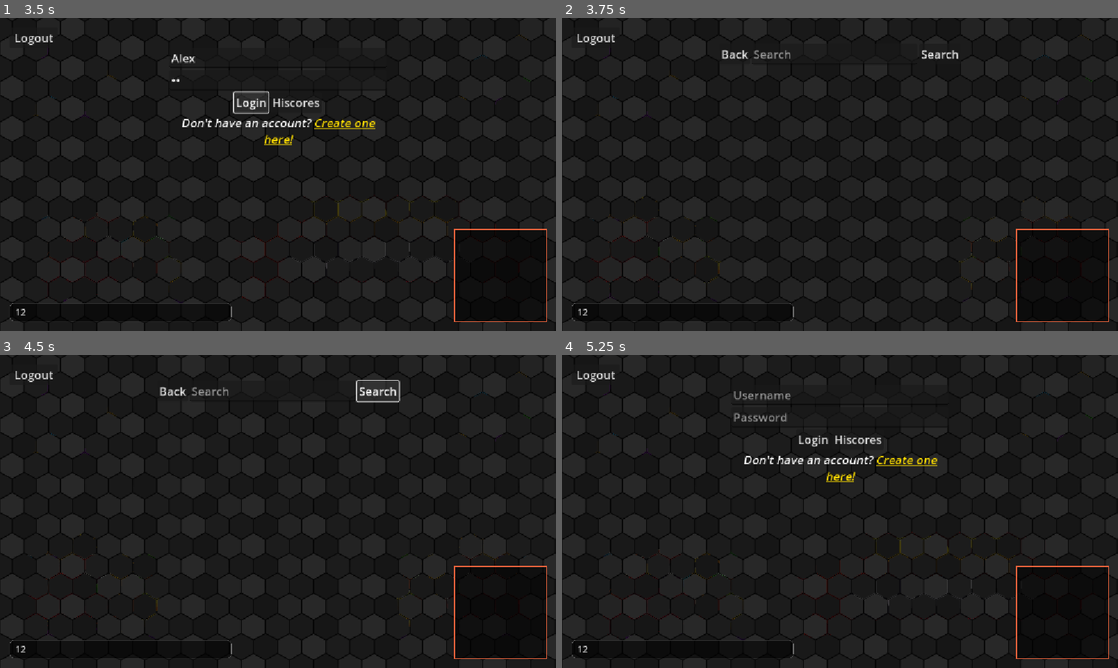
Above: before the commit, frames 1-4 (two rows, left to right).
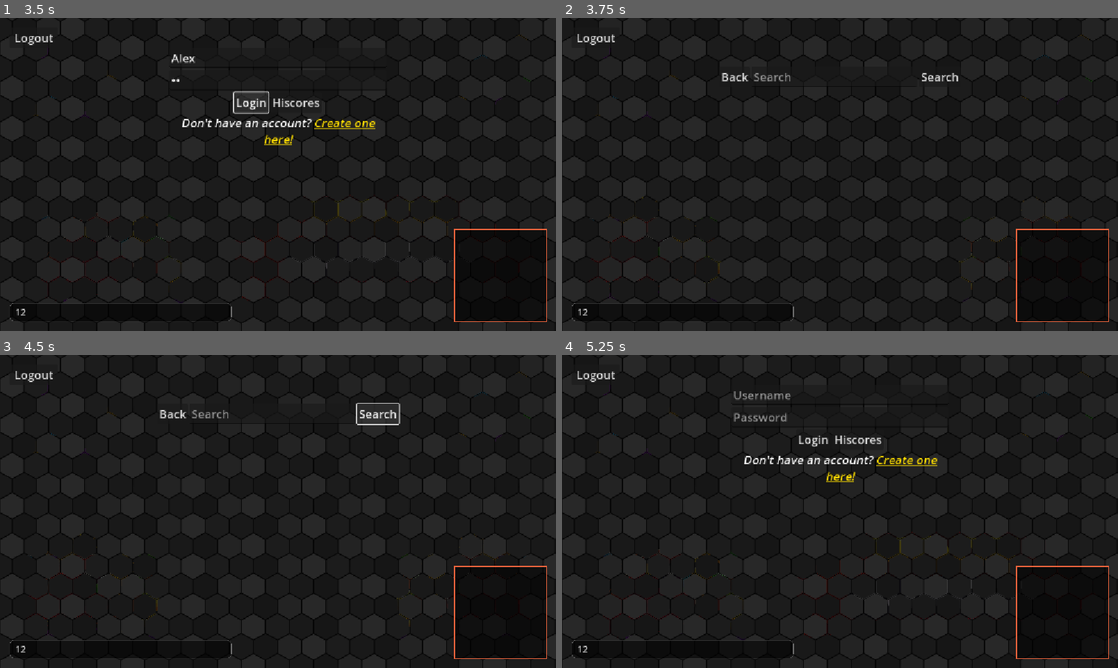
Above: after the commit, the same moments.

Repository: bugblazer/nodeHunger
Game: Godot game, scene res://states/ingame/ingame.tscn
Two runs of this game, one before a commit and one after it. Both use one fixed random seed, a clock stepped at 60 frames per second and the inputs below. This scene is started directly instead of the project's main scene.
Inputs (mouse positions are in pixels of both pictures, inside the frame that each line leads up to):
- Up to frame 1 (3.5 s): click (122, 312) at 0.52 s; type "12" at 0.6 s; click "Logout" at 1.25 s; click (278, 58) at 2.02 s; type "Alex" at 2.1 s; click (278, 80) at 2.25 s; type "12" at 2.33 s; click "Login" at 2.75 s
- Up to frame 2 (3.75 s): click "Hiscores" at 3.5 s
- Up to frame 3 (4.5 s): click "Search" at 4.25 s
- Up to frame 4 (5.25 s): click "Back" at 5 s

Frame 1 is identical in both runs. In frame 2, 0.6% of the frame differs, in the area x 28-72%, y 10-21%; in frame 3, 0.8%, in the area x 28-72%, y 8-23%; in frame 4, nothing differs.

Commit message:
Visible throws into viruses, toast on the leaderboard, password check
- Draws the look-only spore (id 0) the server sends for a throw that hits
  a virus, then removes it when it lands.
- The leaderboard screen uses the toast like the login screen, and Enter
  in the search box searches (it hit a script error before).
- Sign-up asks for a password of at least 6 characters.

Diff:
--- a/client/objects/spore/spore.gd
+++ b/client/objects/spore/spore.gd
@@ -19,6 +19,8 @@
 ## Thrown with W or burst out of a blob by a virus: it flies out from from_position.
 var ejected := false
 var from_position: Vector2
+## Removes itself once it lands: a throw that a virus swallowed (never a real spore).
+var vanish_on_landing := false
 ## The blob it came from can't eat it back until lock_until_msec (Time.get_ticks_msec).
 var owner_id := 0
 var lock_until_msec := 0
@@ -51,7 +53,12 @@
 		position = from_position
 		var tween := create_tween().set_trans(Tween.TRANS_QUAD).set_ease(Tween.EASE_OUT)
 		tween.tween_property(self, "position", Vector2(x, y), FLIGHT_TIME)
-		tween.tween_callback(func(): _flying = false)
+		tween.tween_callback(_on_landed)
+
+func _on_landed() -> void:
+	_flying = false
+	if vanish_on_landing:
+		queue_free()
 
 ## Whether the blob with this id may eat this spore right now.
 func can_be_eaten_by(actor_id: int) -> bool:
--- a/client/states/browsing_hiscores/browsing_hiscores.gd
+++ b/client/states/browsing_hiscores/browsing_hiscores.gd
@@ -6,11 +6,12 @@
 @onready var _line_edit: LineEdit = $UI/VBoxContainer/HBoxContainer/LineEdit
 @onready var _search_button: Button = $UI/VBoxContainer/HBoxContainer/SearchButton
 @onready var _hiscores: Hiscores = $UI/VBoxContainer/Hiscores
-@onready var _log: Log = $UI/VBoxContainer/Log
+@onready var _log: Toast = $UI/Toast # messages show as a toast at the top of the screen, like on the login screen
 
 func _ready() -> void:
 	_back_button.pressed.connect(_on_back_button_pressed)
-	_line_edit.text_submitted.connect(_on_search_button_pressed)
+	# Enter in the search box searches too (text_submitted passes the text, which we don't need).
+	_line_edit.text_submitted.connect(func(_text: String): _on_search_button_pressed())
 	_search_button.pressed.connect(_on_search_button_pressed)
 
 	WS.packet_received.connect(_on_ws_packet_recieved)
--- a/client/states/browsing_hiscores/browsing_hiscores.tscn
+++ b/client/states/browsing_hiscores/browsing_hiscores.tscn
@@ -1,12 +1,28 @@
-[gd_scene load_steps=7 format=3 uid="uid://4dixftth84gm"]
+[gd_scene load_steps=8 format=3 uid="uid://4dixftth84gm"]
 
 [ext_resource type="Script" uid="uid://belgmahuq01p4" path="res://states/browsing_hiscores/browsing_hiscores.gd" id="1_0a663"]
 [ext_resource type="Theme" uid="uid://bescrmgmffkug" path="res://resources/game_theme.tres" id="2_extph"]
 [ext_resource type="PackedScene" uid="uid://ctwq660v0npav" path="res://classes/hiscores/hiscores.tscn" id="2_gr358"]
-[ext_resource type="Script" uid="uid://8qda8samenj8" path="res://classes/log/log.gd" id="3_jq3og"]
+[ext_resource type="Script" path="res://classes/toast/toast.gd" id="toast_script"]
 [ext_resource type="Texture2D" uid="uid://bqf06g8ji7ppq" path="res://resources/ui_bg(highscore) re.png" id="4_o6vvw"]
 
 [ext_resource type="Script" path="res://classes/cover_background/cover_background.gd" id="cover_bg"]
+
+[sub_resource type="StyleBoxFlat" id="ToastBox"]
+content_margin_left = 18.0
+content_margin_top = 8.0
+content_margin_right = 18.0
+content_margin_bottom = 8.0
+bg_color = Color(0, 0, 0, 0.72)
+border_width_left = 1
+border_width_top = 1
+border_width_right = 1
+border_width_bottom = 1
+border_color = Color(1, 1, 1, 0.12)
+corner_radius_top_left = 12
+corner_radius_top_right = 12
+corner_radius_bottom_right = 12
+corner_radius_bottom_left = 12
 
 [node name="BrowsingHiscores" type="Node"]
 script = ExtResource("1_0a663")
@@ -48,14 +64,18 @@
 custom_minimum_size = Vector2(400, 400)
 layout_mode = 2
 
-[node name="Log" type="RichTextLabel" parent="UI/VBoxContainer"]
-custom_minimum_size = Vector2(0, 90)
-layout_mode = 2
-bbcode_enabled = true
-text = "[center][/center]"
-script = ExtResource("3_jq3og")
-message_lifetime = 5.0
-metadata/_custom_type_script = "uid://8qda8samenj8"
+[node name="Toast" type="PanelContainer" parent="UI"]
+visible = false
+anchors_preset = 5
+anchor_left = 0.5
+anchor_right = 0.5
+offset_top = 8.0
+offset_bottom = 8.0
+grow_horizontal = 2
+mouse_filter = 2
+theme = ExtResource("2_extph")
+theme_override_styles/panel = SubResource("ToastBox")
+script = ExtResource("toast_script")
 
 [node name="background_hiscores" type="Sprite2D" parent="."]
 texture_repeat = 2
--- a/client/states/connected/connected.gd
+++ b/client/states/connected/connected.gd
@@ -7,6 +7,8 @@
 @onready var _login_form: LoginForm = $UI/MarginContainer/VBoxContainer/LoginForm
 @onready var _register_form: RegisterForm = $UI/MarginContainer/VBoxContainer/RegisterForm
 @onready var _register_prompt: RichTextLabel = $UI/MarginContainer/VBoxContainer/RegisterPrompt
+const MIN_PASSWORD_LENGTH := 6
+
 @onready var _log: Toast = $UI/Toast # messages show as a toast at the top of the screen
 
 #Establishing connections:
@@ -42,6 +44,10 @@
 
 #Registeration form functionality
 func _on_register_form_submitted(username: String, password: String, confirm_password: String, color: Color) -> void:
+	# Same rule as the server (minPasswordLength in connected.go); checked here too so the message is instant.
+	if password.length() < MIN_PASSWORD_LENGTH:
+		_log.error("Password must be at least %d characters" % MIN_PASSWORD_LENGTH)
+		return
 	if password != confirm_password:
 		_log.error("Passwords do not match!")
 		return
--- a/client/states/ingame/ingame.gd
+++ b/client/states/ingame/ingame.gd
@@ -190,6 +190,19 @@
 	var y := spore_msg.get_y()
 	var radius := spore_msg.get_radius()
 
+	# Id 0 is never a real spore: it's a throw that flew into a virus (the virus took the
+	# mass). Show it flying there, then it removes itself; it's never stored or eaten.
+	if spore_id == 0:
+		var shown := Spore.instantiate(0, x, y, radius, false)
+		shown.ejected = true
+		shown.vanish_on_landing = true
+		shown.from_position = Vector2(spore_msg.get_from_x(), spore_msg.get_from_y())
+		var thrower_id := spore_msg.get_owner_id()
+		if thrower_id in _players:
+			shown.color = _players[thrower_id].color
+		_world.add_child(shown)
+		return
+
 	# Only a spore our own blob just dropped under itself waits until we move off it
 	# (the server would reject eating it straight back). Spores thrown or burst by
 	# anyone are edible as soon as they land, even if they land under us.
